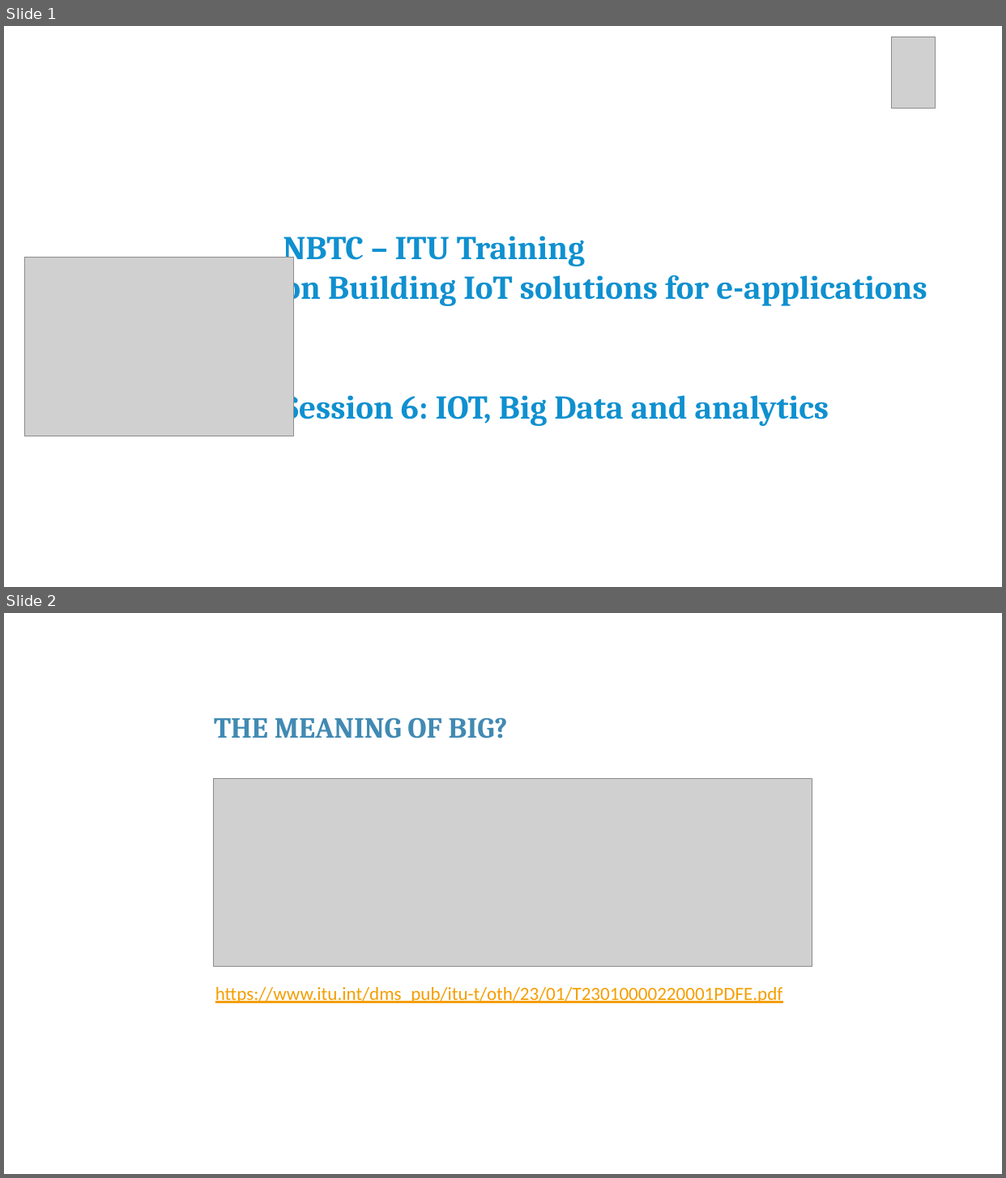
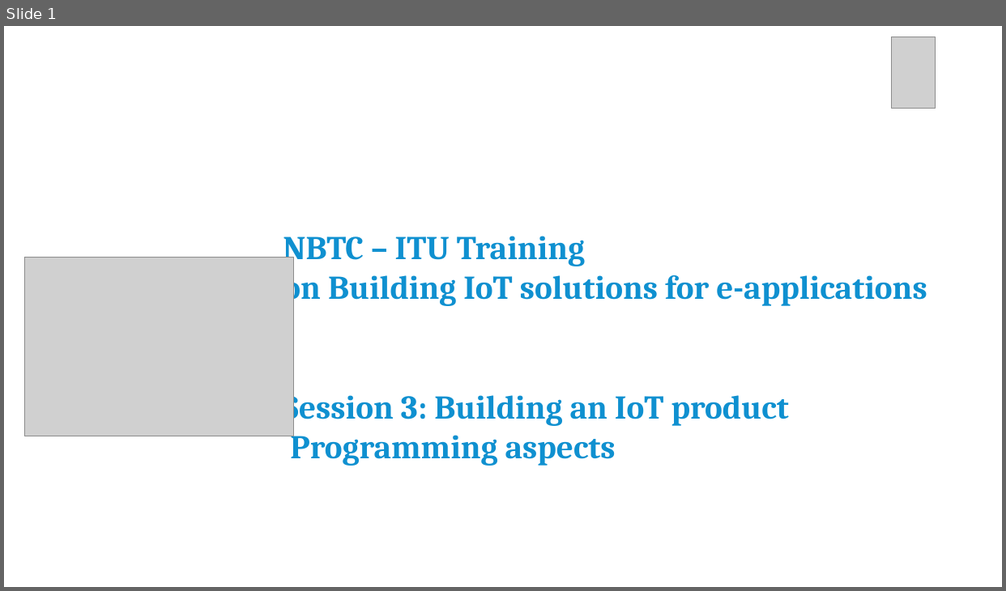
Before and after one commit to franckalbinet/iot-nbtc-itu, a slide deck: presentations/session-3-building-iot-products-programming-aspects.pptx. Shown one above the other, each under a label of ours: slides 1 and 2 before the commit, slide 1 after it. The pictures are 1006x1178 and 1006x591 pixels, drawn with LibreOffice and Linux fonts; fonts in the diff are those of the drawing; grey boxes stand for pictures; background and template pictures are left out. Boxes give left, top, right and bottom in pixels: in the first picture for what was removed or moved away, otherwise in the second. Text is boxed around its words. In the diff, an @@ line names an element or a change of style, - is before the commit and + after.

Commit message:
draftet pres. for ml and iot-prog-aspects + data analysis continued

```diff
--- a/presentations/session-3-building-iot-products-programming-aspects.pptx
+++ b/presentations/session-3-building-iot-products-programming-aspects.pptx
@@ slide 2 removed at (x1=4, y1=613, x2=1002, y2=1174), background #FFFFFF @@
@@ text removed at (x1=214, y1=717, x2=508, y2=739) @@
-THE MEANING OF BIG?
@@ picture removed at (x1=213, y1=779, x2=812, y2=967) @@
@@ text removed at (x1=215, y1=987, x2=783, y2=1003) @@
-https://www.itu.int/dms_pub/itu-t/oth/23/01/T23010000220001PDFE.pdf
@@ slide 1 changed as well @@
@@ text at (x1=283, y1=388, x2=789, y2=466): text changed @@
-Session 6: IOT, Big Data and analytics
+Session 3: Building an IoT product Programming aspects
```
Also in this commit, not shown: 10 slides added, 22 other slides removed, 2 other files.
